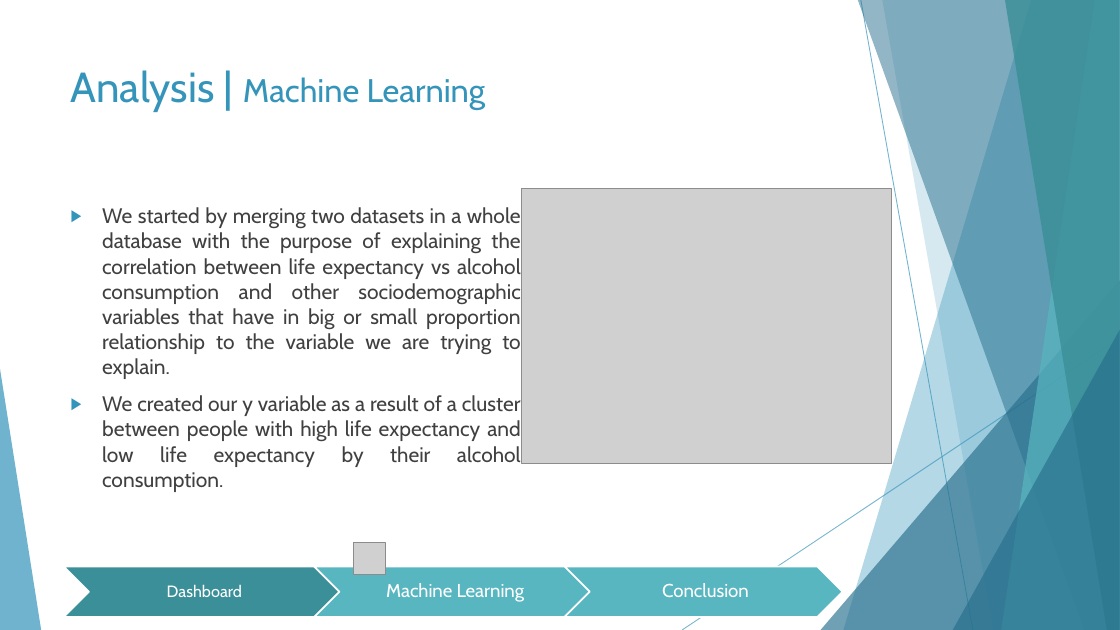
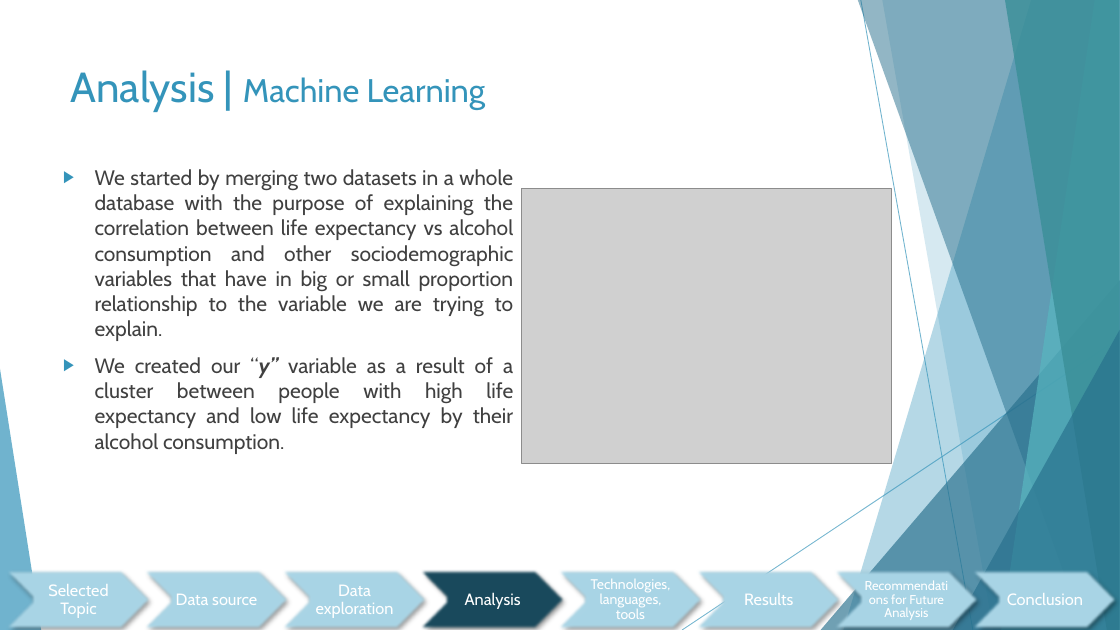
Before and after one commit to jcerda1994/Proyecto_final_1, a slide deck: slide 9 of Final Presentation.pptx (slide 8 before the commit). Drawn at 1120x630 pixels with LibreOffice and Linux fonts; fonts in the diff are those of the drawing; grey boxes stand for pictures. Boxes give left, top, right and bottom in pixels: in the first picture for what was removed or moved away, otherwise in the second. Text is boxed around its words. In the diff, an @@ line names an element or a change of style, - is before the commit and + after.

```diff
--- a/Final Presentation.pptx
+++ b/Final Presentation.pptx
@@ text "We started by merging two ...": place and size @@
-text "We started by merging two ..." at [102, 207, 521, 492]
+text "We started by merging two ..." at [95, 169, 514, 454]
@@ text at [95, 357, 513, 454]: text changed @@
-▶ We created our y variable as a result of a cluster between people with high life expectancy and low life expectancy by their alcohol consumption.
+▶ We created our “y” variable as a result of a cluster between people with high life expectancy and low life expectancy by their alcohol consumption.
@@ picture removed at [354, 543, 386, 575] @@
@@ chevron: place and size @@
-chevron at [64, 566, 342, 617]
+chevron at [138, 570, 292, 630]
@@ chevron at [138, 570, 292, 630]: fill #3A8F98 to #AAD6E7; outline #FFFFFF 1.5 pt to none; shadow on @@
@@ text removed at [167, 584, 242, 597] @@
-Dashboard
@@ text removed at [386, 583, 525, 602] @@
-Machine Learning
@@ chevron: place and size @@
-chevron at [314, 566, 592, 617]
+chevron at [414, 570, 568, 630]
@@ chevron at [414, 570, 568, 630]: fill #58B6C0 to #1A4A5D; outline #FFFFFF 1.5 pt to none; shadow on @@
@@ chevron: place and size @@
-chevron at [565, 566, 843, 617]
+chevron at [691, 570, 844, 630]
@@ chevron at [691, 570, 844, 630]: fill #58B6C0 to #AAD6E7; outline #FFFFFF 1.5 pt to none; shadow on @@
@@ group added at [0, 570, 1120, 630]: 7 texts, 5 chevrons @@
+Selected Topic
+Data source
+Data exploration
+Analysis
+Technologies, languages, tools
+Results
+Recommendations for Future Analysis
@@ text "Conclusion": place and size @@
-text "Conclusion" at [662, 583, 749, 597]
+text "Conclusion" at [1007, 593, 1083, 605]
@@ text "Conclusion" at [1007, 593, 1083, 605]: size 16 to 14 pt @@
```
Also in this commit, not shown: 14 other slides changed, 2 slides added, 1 slide removed.
